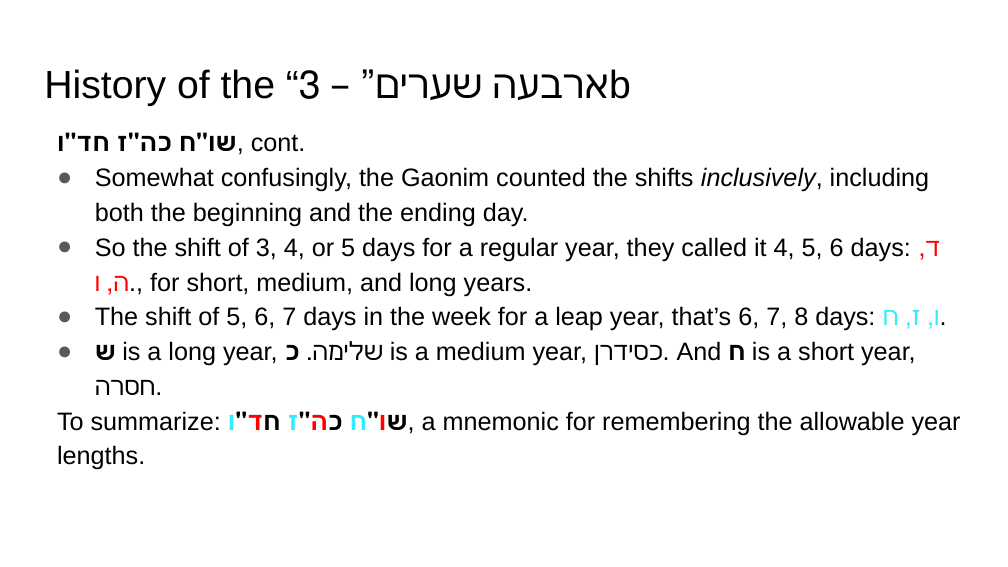
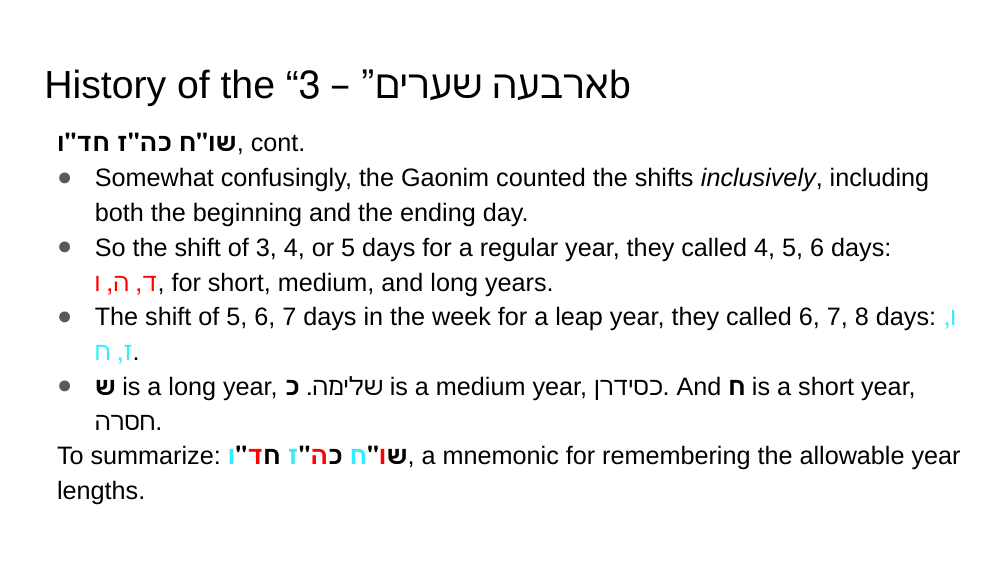
Before and after one commit to MichoelR/Keviyus, a slide deck: slide 7 of FourGates/FourGates.pptx. Drawn at 1008x567 pixels with LibreOffice and Linux fonts; fonts in the diff are those of the drawing. Boxes give left, top, right and bottom in pixels: in the first picture for what was removed or moved away, otherwise in the second. Text is boxed around its words. In the diff, an @@ line names an element or a change of style, - is before the commit and + after.

```diff
--- a/FourGates/FourGates.pptx
+++ b/FourGates/FourGates.pptx
@@ text at bbox=[95, 237, 956, 364]: text changed @@
-● So the shift of 3, 4, or 5 days for a regular year, they called it 4, 5, 6 days: ד, ה, ו., for short, medium, and long years.
-● The shift of 5, 6, 7 days in the week for a leap year, that’s 6, 7, 8 days: ו, ז, ח.
+● So the shift of 3, 4, or 5 days for a regular year, they called 4, 5, 6 days:
+  ד, ה, ו, for short, medium, and long years.
+● The shift of 5, 6, 7 days in the week for a leap year, they called 6, 7, 8 days: ו, ז, ח.
```
Also in this commit, not shown: 14 other slides changed.
